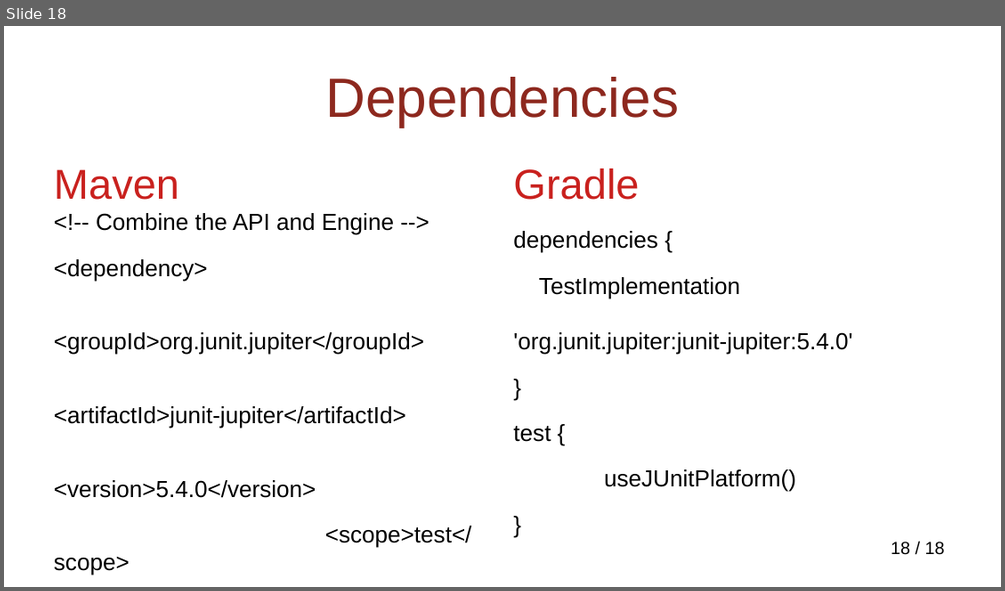
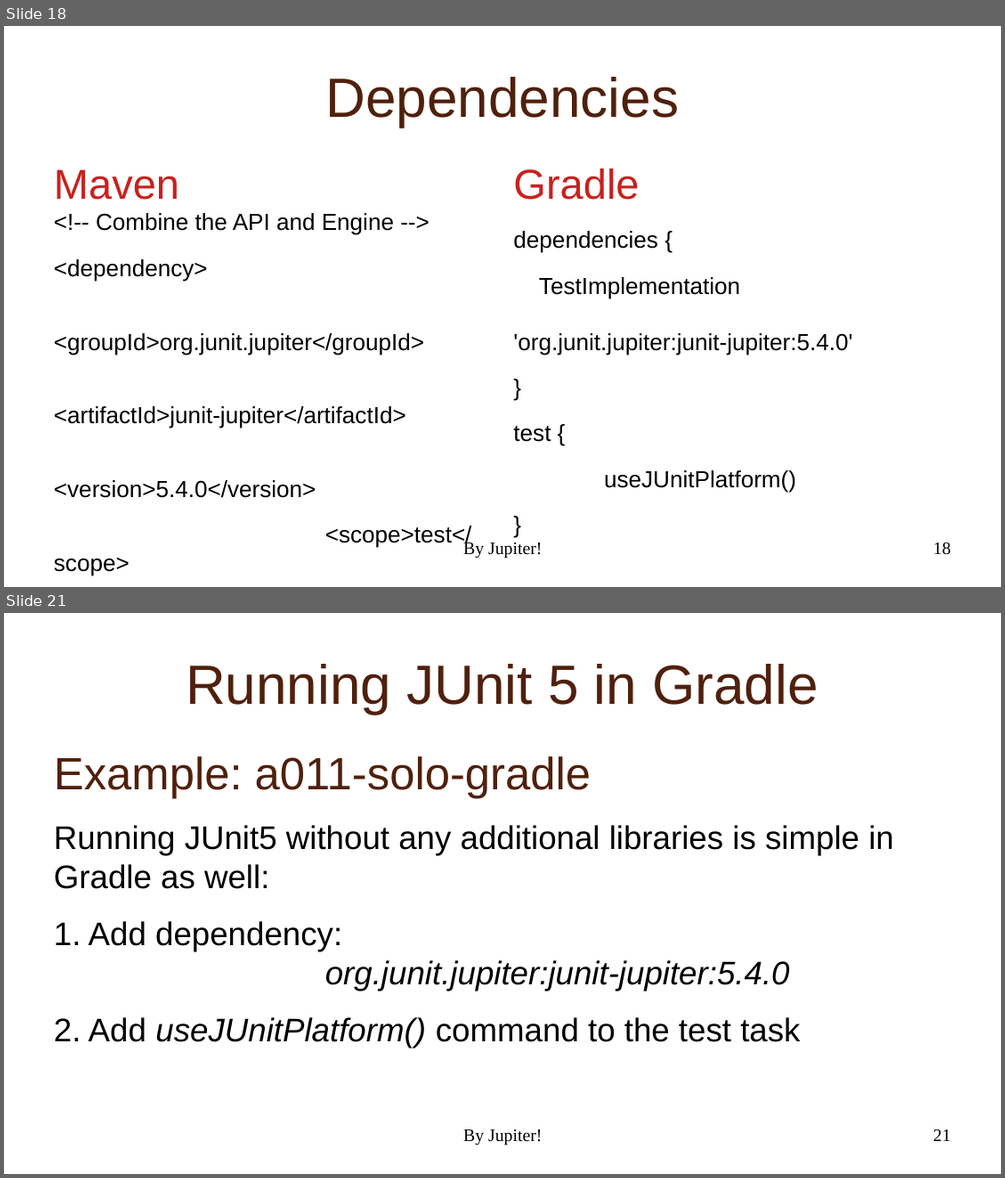
Before and after one commit to NextPoorSlob/JUnit5-Presentation-Sample-Code, a slide deck: ByJupiter.odp. Shown one above the other, each under a label of ours: slide 18 before the commit, slides 18 and 21 after it; the slides between them are not shown. The pictures are 1005x591 and 1005x1178 pixels, drawn with LibreOffice and Linux fonts; fonts in the diff are those of the drawing; background and template pictures are left out. Boxes give left, top, right and bottom in pixels: in the first picture for what was removed or moved away, otherwise in the second. Text is boxed around its words. In the diff, an @@ line names an element or a change of style, - is before the commit and + after.

```diff
--- a/ByJupiter.odp
+++ b/ByJupiter.odp
@@ slide 21 added at (4, 613, 1001, 1174), background picture (left out); not listed: 1 template element that a slide beside it also shows @@
@@ title added at (186, 664, 817, 714), 44 pt, text #50200C @@
+Running JUnit 5 in Gradle
@@ text added at (54, 756, 894, 1047), 26 pt, text #000000 @@
+Example: a011-solo-gradle
+Running JUnit5 without any additional libraries is simple in Gradle as well:
+1. Add dependency:
+org.junit.jupiter:junit-jupiter:5.4.0
+2. Add useJUnitPlatform() command to the test task
@@ text added at (463, 1129, 542, 1145), 14 pt, text #000000 @@
+By Jupiter!
@@ slide 18 changed as well @@
@@ title "Dependencies" at (325, 77, 679, 127): text colour #8D281E to #50200C @@
@@ text added at (463, 540, 542, 558), 14 pt, text #000000 @@
+By Jupiter!
@@ page number at (933, 542, 951, 555): text changed; font Arial to Times New Roman @@
-18 / 18
+18
```
Also in this commit, not shown: 17 other slides changed, 15 other slides added.
